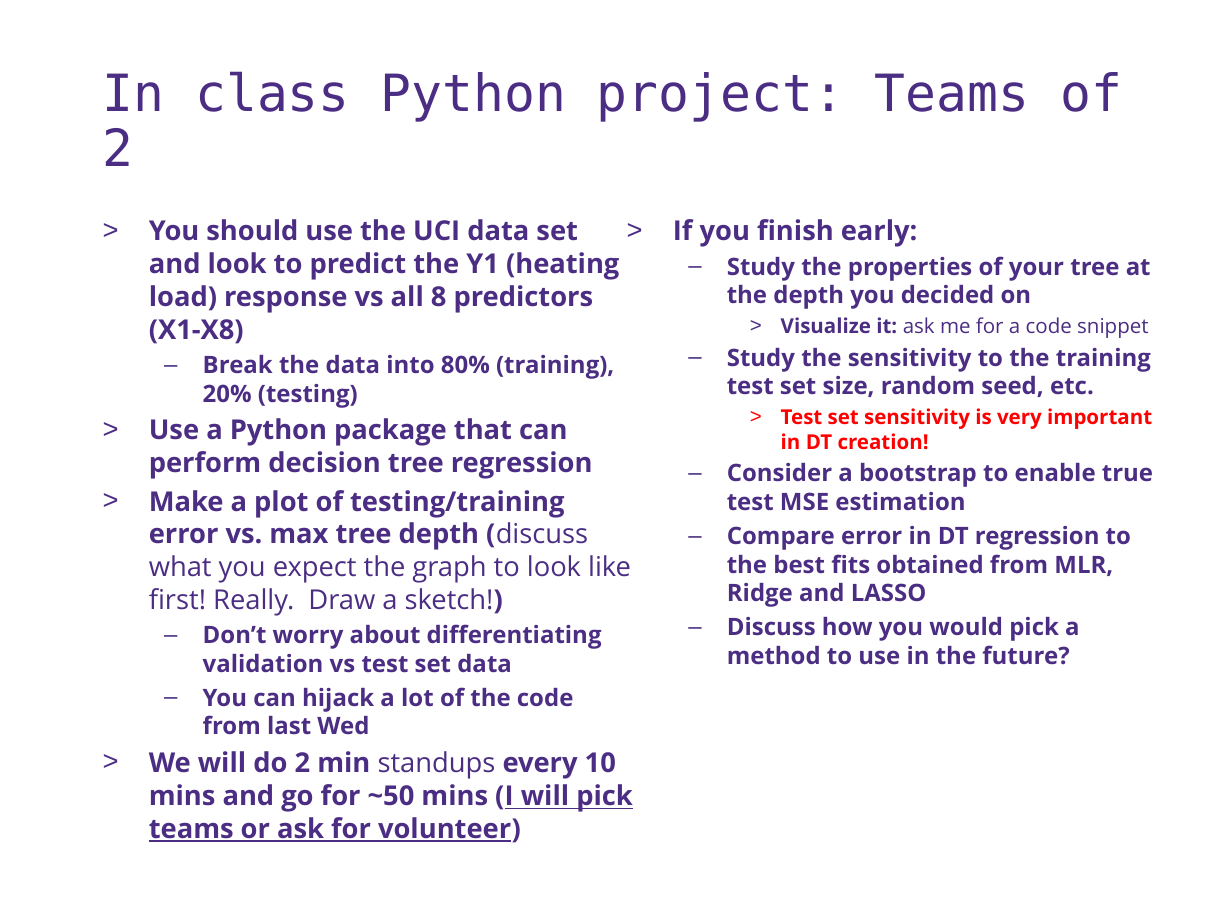
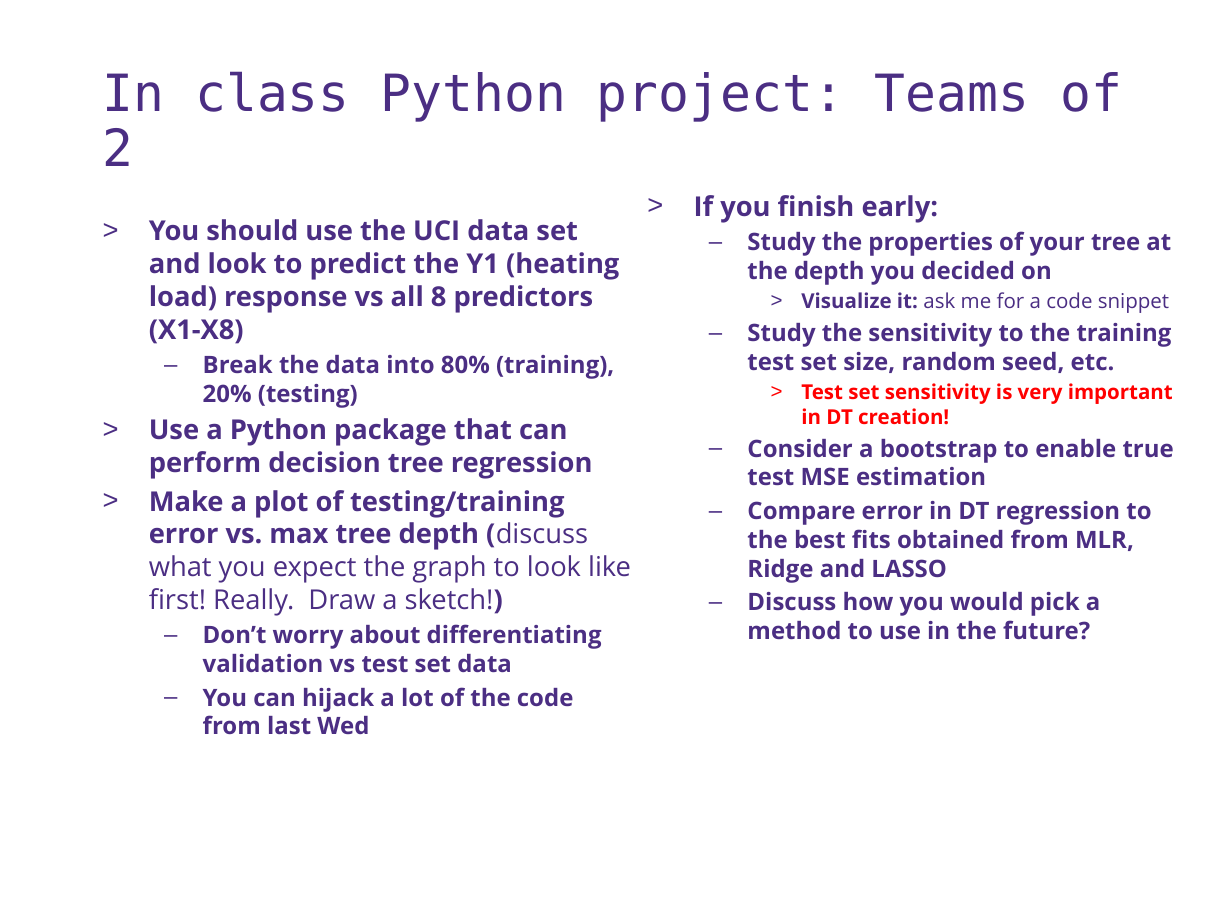
Before and after one commit to UWDIRECT/UWDIRECT.github.io, a slide deck: slide 11 of Wi18_content/DSMCER/L12.Decision_Trees.pptx (slide 10 before the commit). Drawn at 1232x924 pixels with LibreOffice and Linux fonts; fonts in the diff are those of the drawing; background and template pictures are left out. Boxes give left, top, right and bottom in pixels: in the first picture for what was removed or moved away, otherwise in the second. Text is boxed around its words. In the diff, an @@ line names an element or a change of style, - is before the commit and + after.

```diff
--- a/Wi18_content/DSMCER/L12.Decision_Trees.pptx
+++ b/Wi18_content/DSMCER/L12.Decision_Trees.pptx
@@ text "If you finish early:": place and size @@
-text "If you finish early:" at bbox=[673, 219, 1153, 665]
+text "If you finish early:" at bbox=[694, 195, 1174, 640]
@@ text at bbox=[149, 751, 633, 843]: paragraph removed @@
-> We will do 2 min standups every 10 mins and go for ~50 mins (I will pick teams or ask for volunteer)
```
Also in this commit, not shown: 4 other slides changed, 1 slide added.
